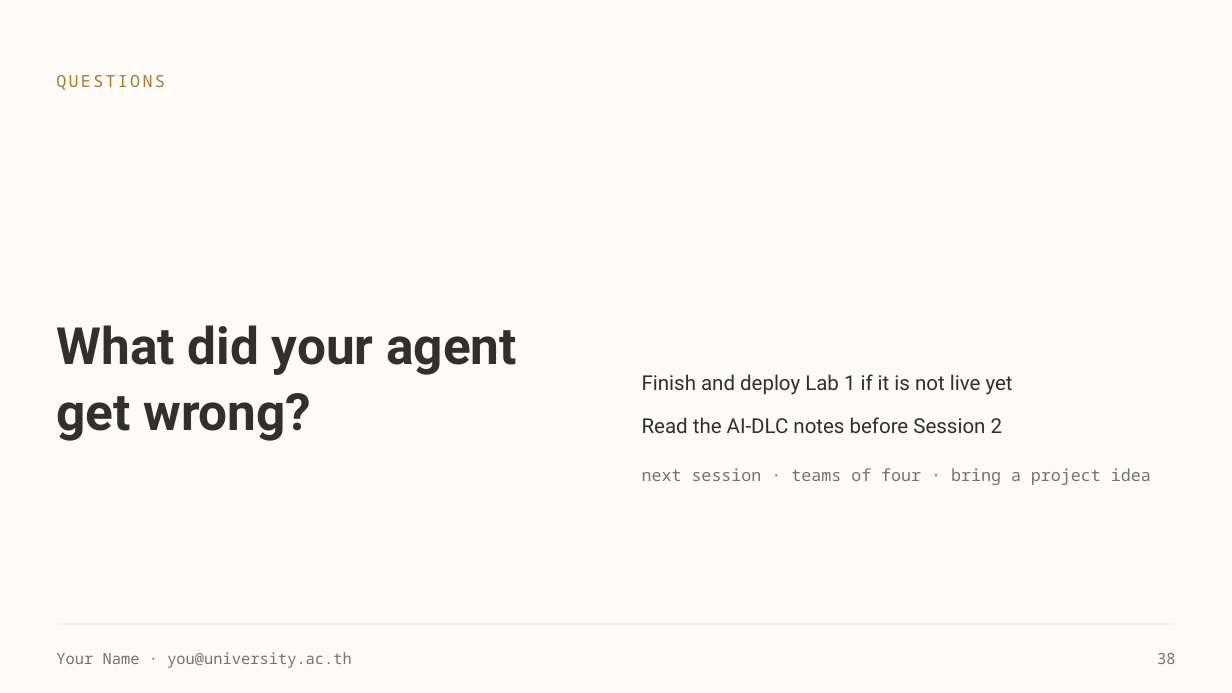
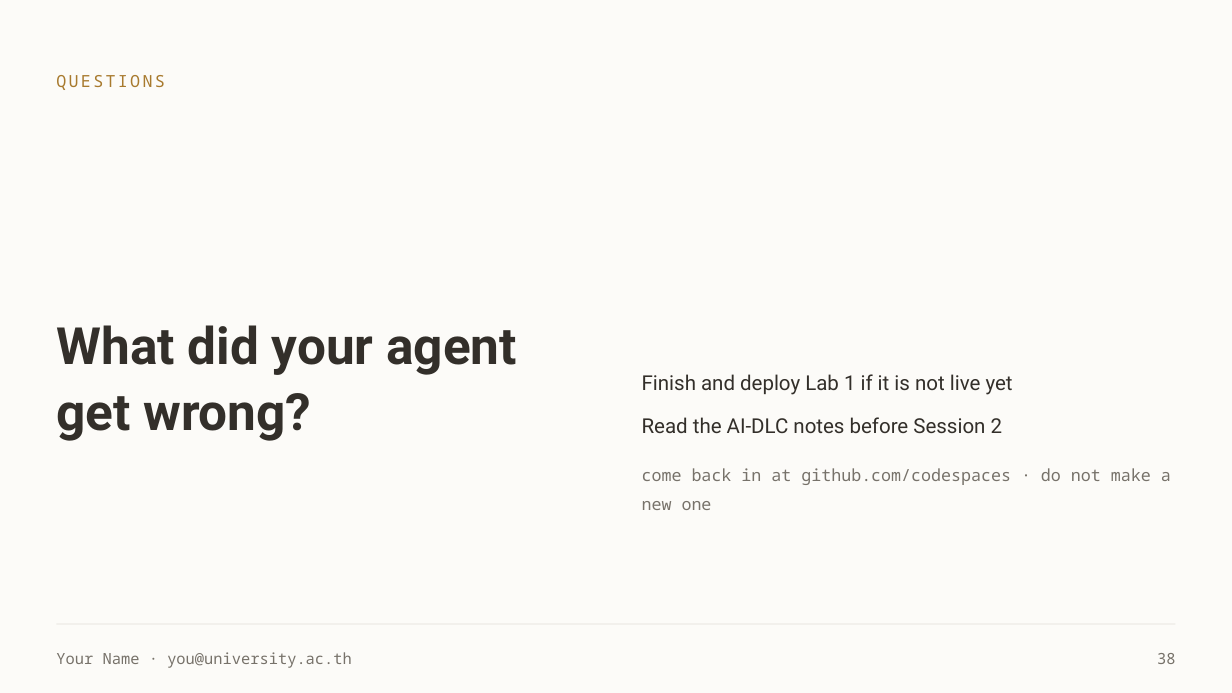
Before and after one commit to witchapong/ai-for-software-dev, a slide deck: slide 38 of slides/Session 1 - Meet Your Agent.pptx. Drawn at 1232x693 pixels with LibreOffice and Linux fonts; fonts in the diff are those of the drawing. Boxes give left, top, right and bottom in pixels: in the first picture for what was removed or moved away, otherwise in the second. Text is boxed around its words. In the diff, an @@ line names an element or a change of style, - is before the commit and + after.

```diff
--- a/slides/Session 1 - Meet Your Agent.pptx
+++ b/slides/Session 1 - Meet Your Agent.pptx
@@ text at (642,468,1171,510): text changed @@
-next session · teams of four · bring a project idea
+come back in at github.com/codespaces · do not make a new one
```
Also in this commit, not shown: 4 other files.
